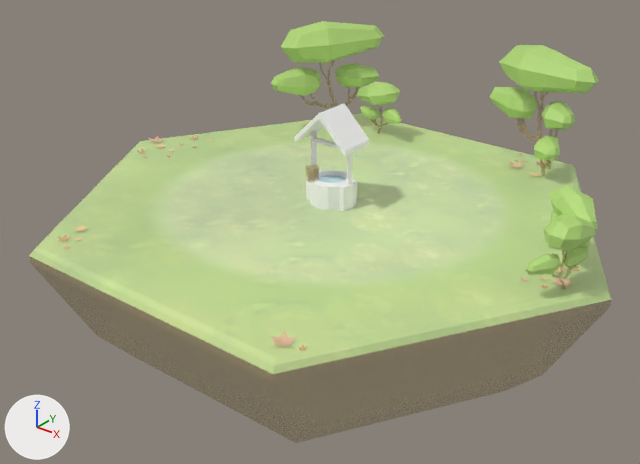
Before and after pictures for a commit that changed the FBX model Trucs_Graph/BoardGameEnvironment/scenes/Asset_Biome_Plain_03.fbx.
Both versions are drawn from a 50 mm lens placed at (3.73, -4.8, 2.69), pointed at (-0.04, -0.08, -0.24). Every picture has the same lights, and +X, +Y and +Z are marked at lower left. Where no turn or scale is listed for an object, it has been applied to the vertices.

The scene before the commit, as lines of its bpy script (objects in view):
```python
me_mesh_001 = bpy.data.meshes.new('Mesh.001')
me_mesh_001.from_pydata(...)  # 110 vertices, 82 faces; spans x -0.228..0.228, y -0.162..0.162, z -0.033..0.705
me_mesh_001.materials.append(mat_tex_puit)  # white #ffffff
me_mesh_002 = bpy.data.meshes.new('Mesh.002')
me_mesh_002.from_pydata(...)  # 16 vertices, 9 faces; spans x -0.137..0.137, y -0.137..0.137, z 0.0
me_mesh_002.materials.append(mat_tex_biome_01)
me_mesh_043 = bpy.data.meshes.new('Mesh.043')
me_mesh_043.from_pydata(...)  # 204 vertices, 196 faces; spans x -0.345..0.377, y -0.439..0.462, z -0.491..0.491
me_mesh_043.materials.append(mat_tex_biome_01)
ob_asset_tree_plain_08 = bpy.data.objects.new('Asset_Tree_Plain_08', me_mesh_043)
ob_asset_tree_plain_08.location = (-1.093, 1.357, 0.46)
ob_eau = bpy.data.objects.new('eau', me_mesh_002)
ob_eau.location = (0.001, -0.002, 0.162)
ob_structure_puit = bpy.data.objects.new('structure_puit', me_mesh_001)
ob_structure_puit.location = (0.0, 0.0, 0.021)
# also in view: 'Asset_Tree_Plain_02' at (-0.56, 1.42, 0.23); 'Asset_Tile_Plain' at (0.0, 0.0, -0.56); 'Asset_Tree_Plain_010' at (1.77, 0.23, 0.23); 'Asset_Tree_Plain_09' at (1.9, -0.19, 0.23); 'Asset_Tree_Plain_01' at (0.78, 1.71, 0.46)
```
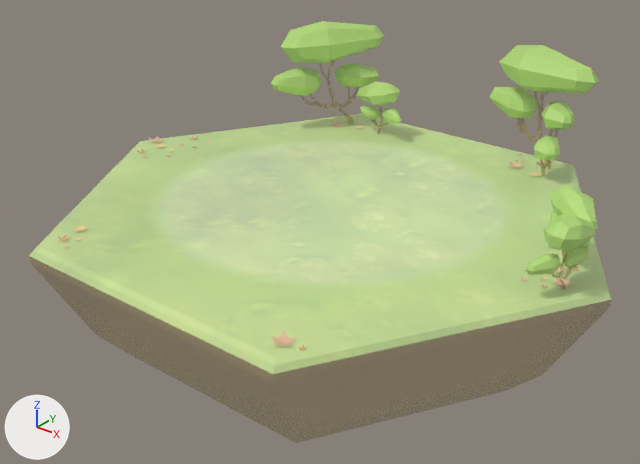
The change, as a list of edits to the scene's bpy script:
```text
Remove ob_structure_puit:
    ob_structure_puit = bpy.data.objects.new('structure_puit', me_mesh_001)
    ob_structure_puit.location = (0.0, 0.0, 0.021)
Remove ob_eau:
    ob_eau = bpy.data.objects.new('eau', me_mesh_002)
    ob_eau.location = (0.001, -0.002, 0.162)
```

Boxes [x1, y1, x2, y2] around the edits, measured in the pictures (640 x 464 px):
'structure_puit', deleted
    before: [294, 103, 369, 211]
'eau', deleted
    before: [317, 175, 345, 183]
